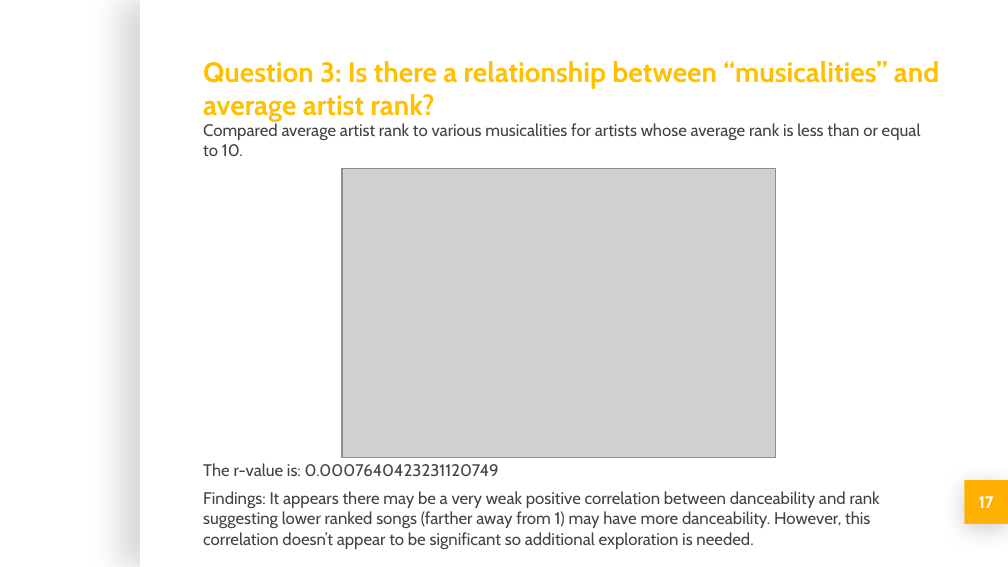
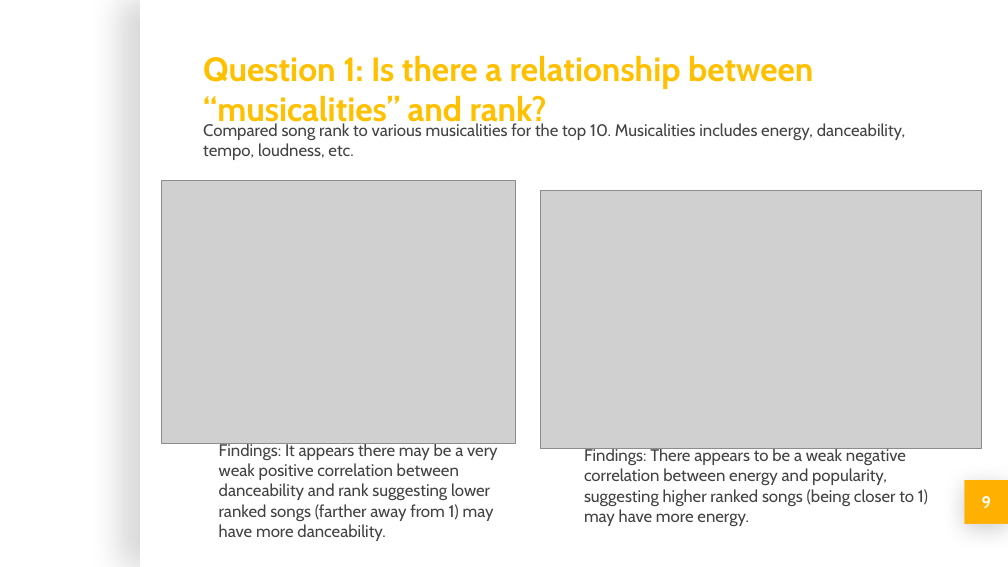
Before and after one commit to michellesimek/project_1, a slide deck: slide 9 of Project 1 PPT.pptx (slide 17 before the commit). Drawn at 1008x567 pixels with LibreOffice and Linux fonts; fonts in the diff are those of the drawing; grey boxes stand for pictures; background and template pictures are left out. Boxes give left, top, right and bottom in pixels: in the first picture for what was removed or moved away, otherwise in the second. Text is boxed around its words. In the diff, an @@ line names an element or a change of style, - is before the commit and + after.

Commit message:
Updated to fix typo.

```diff
--- a/Project 1 PPT.pptx
+++ b/Project 1 PPT.pptx
@@ title at [203, 55, 813, 129]: text changed; size 20 to 24 pt @@
-Question 3: Is there a relationship between “musicalities” and average artist rank?
+Question 1: Is there a relationship between “musicalities” and rank?
@@ subtitle at [203, 123, 905, 160]: text changed @@
-Compared average artist rank to various musicalities for artists whose average rank is less than or equal to 10.
+Compared song rank to various musicalities for the top 10. Musicalities includes energy, danceability, tempo, loudness, etc.
@@ picture removed at [342, 168, 775, 458] @@
@@ picture added at [162, 180, 515, 444] @@
@@ picture added at [540, 191, 981, 449] @@
@@ text at [219, 442, 498, 541]: text changed @@
-The r-value is: 0.0007640423231120749
-Findings: It appears there may be a very weak positive correlation between danceability and rank suggesting lower ranked songs (farther away from 1) may have more danceability. However, this correlation doesn’t appear to be significant so additional exploration is needed.
+Findings: It appears there may be a very weak positive correlation between danceability and rank suggesting lower ranked songs (farther away from 1) may have more danceability.
@@ text added at [584, 448, 928, 526], 12 pt, text #434343 @@
+Findings: There appears to be a weak negative correlation between energy and popularity, suggesting higher ranked songs (being closer to 1) may have more energy.
@@ page number at [982, 496, 991, 508]: text changed @@
-17
+9
```
Also in this commit, not shown: 9 other slides changed, 8 slides removed.
